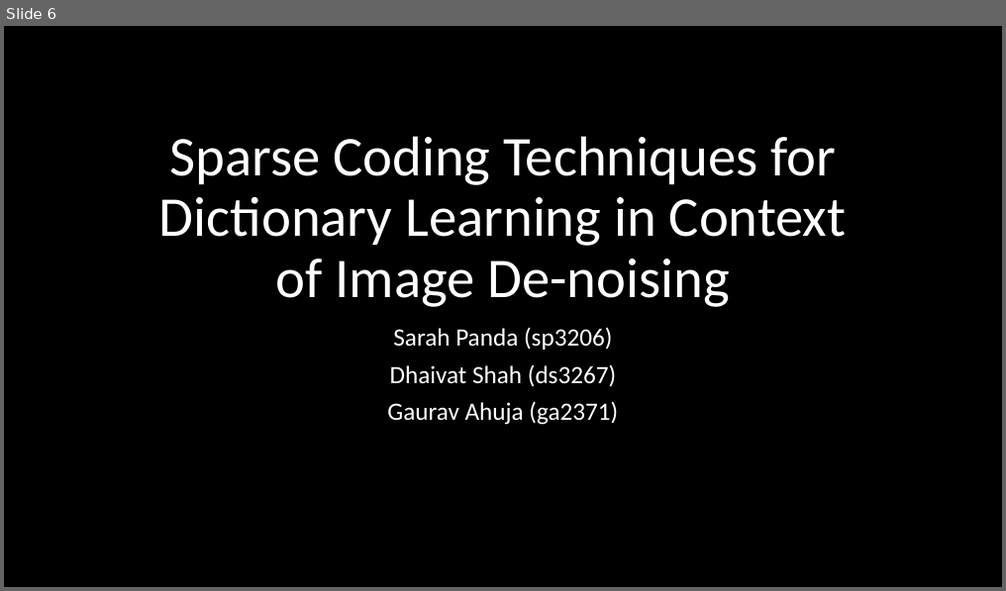
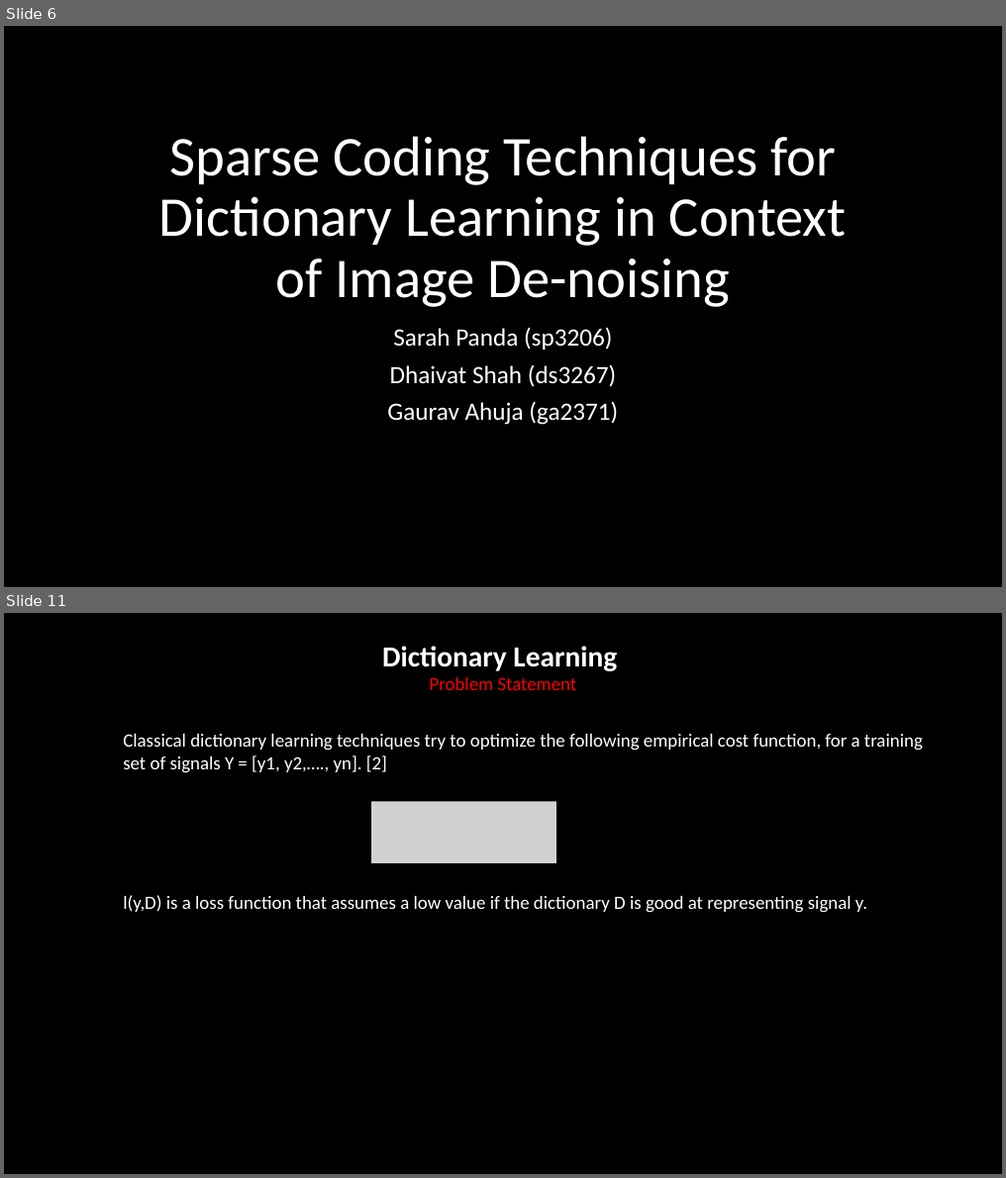
Before and after one commit to dkdfirefly/aml, a slide deck: Advanced Machine Learning.pptx. Shown one above the other, each under a label of ours: slide 6 before the commit, slides 6 and 11 after it; the slides between them are not shown. The pictures are 1006x591 and 1006x1178 pixels, drawn with LibreOffice and Linux fonts; fonts in the diff are those of the drawing; grey boxes stand for pictures. Boxes give left, top, right and bottom in pixels: in the first picture for what was removed or moved away, otherwise in the second. Text is boxed around its words. In the diff, an @@ line names an element or a change of style, - is before the commit and + after.

```diff
--- a/Advanced Machine Learning.pptx
+++ b/Advanced Machine Learning.pptx
@@ slide 11 added at box(4, 613, 1002, 1174), background #000000 @@
@@ text added at box(382, 646, 617, 690), 28 pt, text #FFFFFF, bold @@
+Dictionary Learning
+Problem Statement
@@ text added at box(123, 734, 923, 773), 18 pt, text #FFFFFF @@
+Classical dictionary learning techniques try to optimize the following empirical cost function, for a training set of signals Y = [y1, y2,…., yn]. [2]
@@ picture added at box(371, 802, 556, 863) @@
@@ text added at box(123, 895, 867, 913), 18 pt, text #FFFFFF @@
+l(y,D) is a loss function that assumes a low value if the dictionary D is good at representing signal y.
```
Also in this commit, not shown: 23 other slides added.
